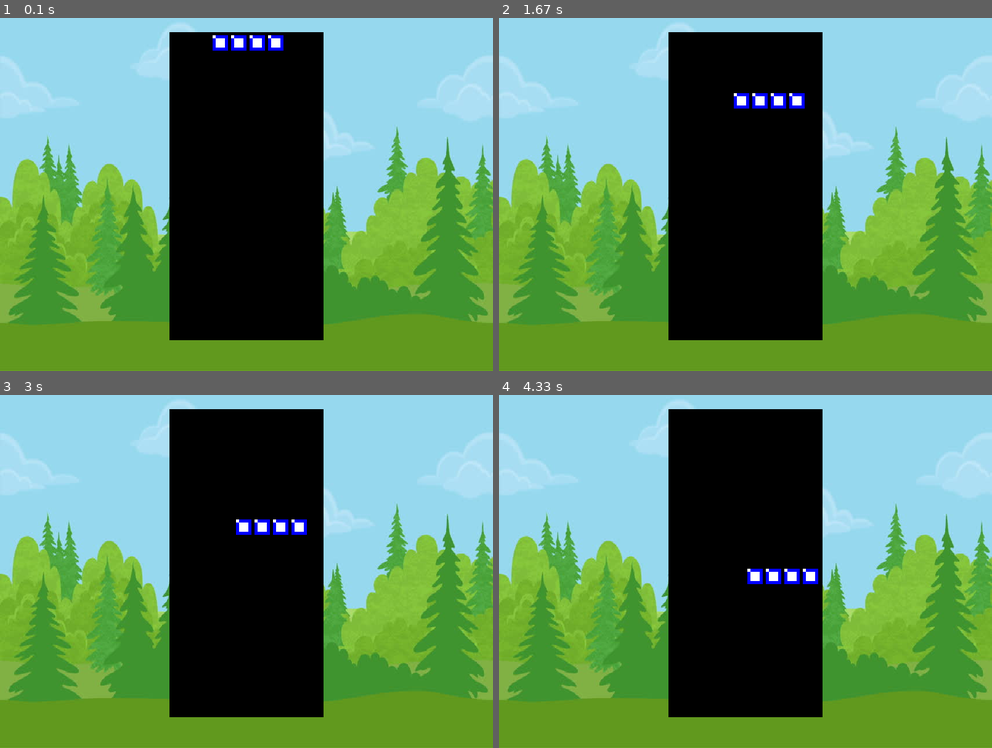
Above: before the commit, frames 1-4 (two rows, left to right).
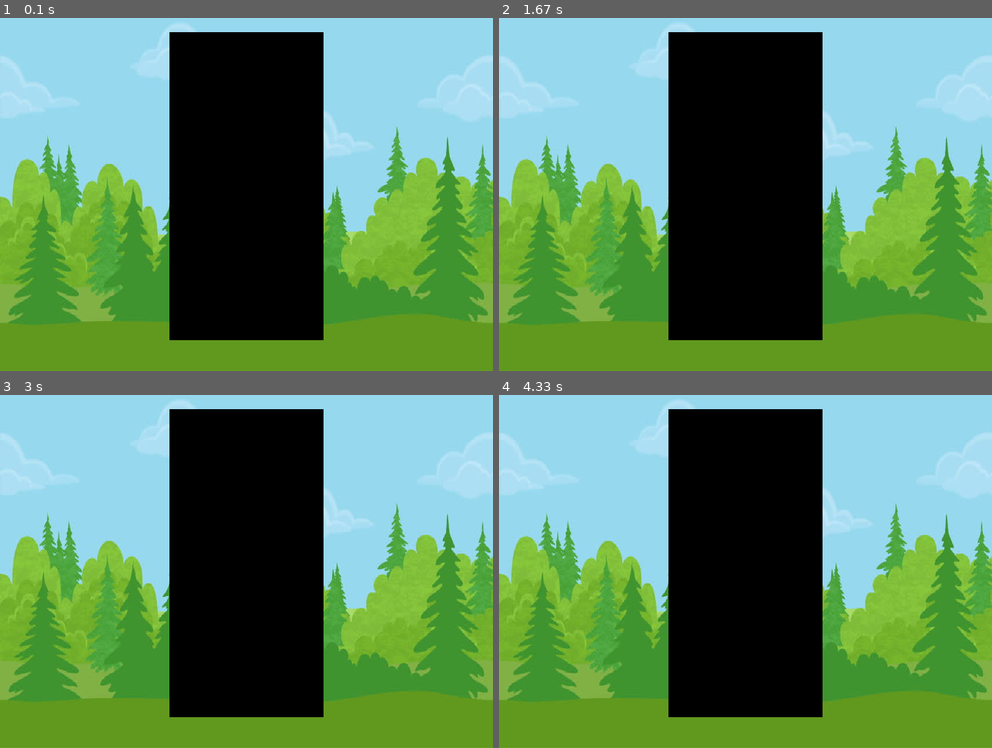
Above: after the commit, the same moments.

Repository: AlderAutomation/PyTetris
Game: pygame game, started from mainapp.py
Same seed, same stepped clock (60 frames per second), same inputs: the game is played once before the commit and once after it.
Inputs:
- Up to frame 1 (0.1 s): no input
- Up to frame 2 (1.67 s): hold D 0.33-0.8 s; hold D 0.83-1.3 s; hold A from 1.33 s (still down)
- Up to frame 3 (3 s): release A at 1.87 s; hold A 1.9-2.3 s; hold D 2.33-2.97 s
- Up to frame 4 (4.33 s): hold A 3-3.47 s; hold D 3.5-3.97 s; hold D from 4 s (still down)

The runs differ from the first frame. In frame 1, 0.5% of the frame differs, in the area x 43-58%, y 4-10%; in frame 2, 0.5%; in frame 3, 0.5%; in frame 4, 0.5%.

Commit message:
still mucking about trying to get this to work. cleaned some files out as well

Diff:
--- a/mainapp.py
+++ b/mainapp.py
@@ -1,14 +1,14 @@
 import pygame
 import random
-import tetrimos
 
 from pygame import color
 
 pygame.init()
 
+
+# Global Vars
 win_x = 800
 win_y = 600
-
 win = pygame.display.set_mode((win_x, win_y))
 bg = pygame.image.load("assets/forrest.png")
 bg = pygame.transform.scale(bg, (win_x, win_y))
@@ -16,25 +16,32 @@
 run = True
 clock = pygame.time.Clock()
 
+# Shapes
+Z = [['.....',
+      '.00..',
+      '..00.'],
+     ['...0.',
+      '..00.',
+      '..0..']]
+
+I = [['.....'],
+     ['.0000'],
+     ['.....']]
 
 
 class piece():
-    def __init__(self, shape) -> None:
+    def __init__(self, shape_input) -> None:
         self.vel = 1
-        self.shape = shape
+        self.shape = shape_input
         self.x = 375
         self.y = 50
+        self.rotation = 0
 
     def draw_piece(self):
-        if self.shape == "o":
-            tetrimos.ooh(self, win)
-        elif self.shape == "t":
-            tetrimos.tee(self, win)
-        elif self.shape == "i":
-            tetrimos.eye(self, win)
+        if self.shape == "z":
+            self.shape = Z
         else:
-            print("noob")
-
+            pass
 
 def redraw_win():
     win.blit(bg, (0,0))
@@ -50,9 +57,14 @@
     play_hieght = 500
     pygame.draw.rect(win, (0,0,0), (play_x, play_y, play_width, play_hieght))
 
-shape = "i"
-active_piece = piece(shape)
+shapes_list = [Z, I]
 
+shape_input = "z"
+active_piece = piece(shape_input)
+
+for i in active_piece.shape:
+    for j in i:
+        print (j)
 
 while run:
     clock.tick(60)
--- a/pygametesting.py
+++ /dev/null
@@ -1,108 +0,0 @@
-import pygame
-from pygame.constants import K_SPACE
-import os
-
-pygame.init()
-
-win_x = 1040
-win_y = 600
-
-win = pygame.display.set_mode((win_x, win_y))
-pygame.display.set_caption("PyTetris")
-
-
-# x,y draws to top left.
-# Top right would be x + width
-# Bottom left woulf be y + height
-
-
-
-# player variables
-x = 50
-y = 50
-width = 40
-height = 60
-vel = 20
-is_jump = False
-jump_count = 10
-left = False
-right = False
-walk_count = 0
-
-
-RI1 = pygame.image.load(os.path.join("assets", "RM1.png"))
-RI2 = pygame.image.load(os.path.join("assets", "RM2.png"))
-LI1 =
-LI2 =
-
-walk_left = [RI1, RI2]
-walk_right = pygame.transform.flip(pygame.image.load(os.path.join("assets", "RM1.png")), True, False)
-
-bg = pygame.image.load(os.path.join("assets", "forrest.png"))
-char = pygame.image.load(os.path.join("assets", "RMStand.png"))
-run = True
-clock = pygame.time.Clock()
-
-def redraw_window():
-    global walk_count
-
-    win.blit(bg, (0,0))
-
-    if walk_count + 1 >= 30:
-        walk_count = 0
-
-    if left:
-        win.blit(walk_left[walk_count // 5], (x,y))
-        walk_count += 1
-    elif right:
-        win.blit(walk_right[walk_count // 5], (x,y))
-        walk_count += 1
-    else:
-        win.blit(char, (x,y))
-
-
-    pygame.display.update()
-
-
-while run:
-    clock.tick(30)
-
-    for event in pygame.event.get():
-        if event.type == pygame.QUIT:
-            run = False
-
-    keys = pygame.key.get_pressed()
-
-    if keys[pygame.K_a] and x > vel:
-        x -= vel
-        left = True
-        right = False
-
-    elif keys[pygame.K_d] and x < win_x - vel - width:
-        x += vel
-        right = True
-        left = False
-
-    else:
-        right = False
-        Left = False
-        walk_count = 0
-
-
-    if not(is_jump):
-        if keys[pygame.K_SPACE]:
-            is_jump = True
-            right = False
-            left = False
-            walk_count = 0
-    else:
-        if jump_count >= -10:
-            y -= (jump_count * abs(jump_count)) * 0.5
-            jump_count -= 1
-        else:
-            jump_count = 10
-            is_jump = False
-
-    redraw_window()
-
-pygame.quit() # if we exit the loop this will execute
--- a/tetrimos.py
+++ /dev/null
@@ -1,33 +0,0 @@
-import pygame
-
-# this is no good. I think this needs to be a list
-# like every tutorial out there is saying
-def ooh(self, win):
-    o_block = pygame.image.load("assets/o_block.png")
-    win.blit(o_block, (self.x, self.y))
-    win.blit(o_block, (self.x + 30, self.y))
-    win.blit(o_block, (self.x, self.y + 30))
-    win.blit(o_block, (self.x + 30, self.y + 30))
-
-def tee(self, win):
-    tee_block = pygame.image.load("assets/t_i_block.png")
-    win.blit(tee_block, (self.x, self.y))
-    win.blit(tee_block, (self.x + 30, self.y))
-    win.blit(tee_block, (self.x + 60, self.y))
-    win.blit(tee_block, (self.x + 30, self.y + 30))
-
-def eye(self, win):
-    eye_block = pygame.image.load("assets/t_i_block.png")
-    win.blit(eye_block, (self.x -30, self.y))
-    win.blit(eye_block, (self.x, self.y))
-    win.blit(eye_block, (self.x + 30, self.y))
-    win.blit(eye_block, (self.x + 60, self.y))
-
-
-# shapes based on lists test.
-Z = [['.....',
-      '.00..',
-      '..00.'],
-     ['...0.',
-      '..00.',
-      '..0..']]
